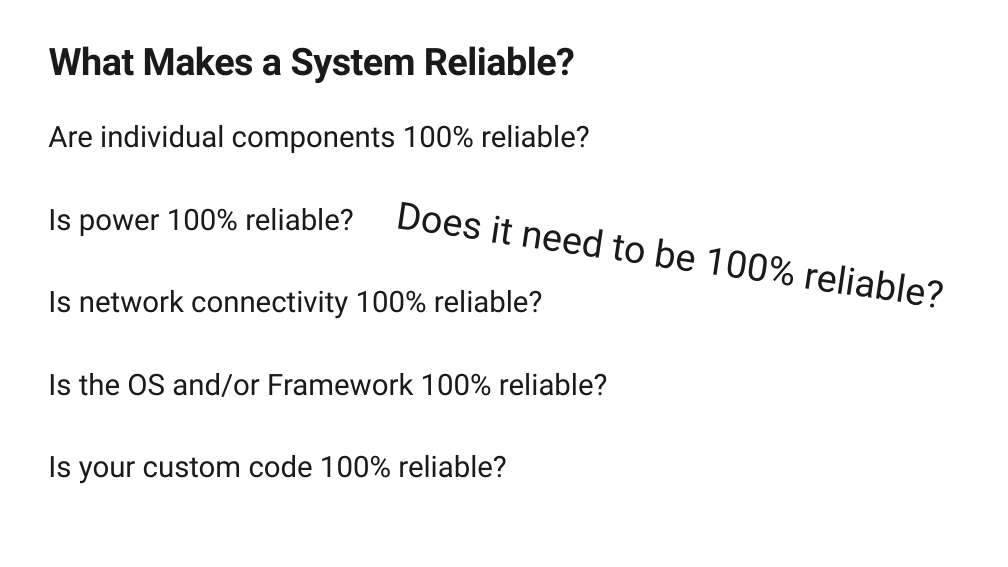
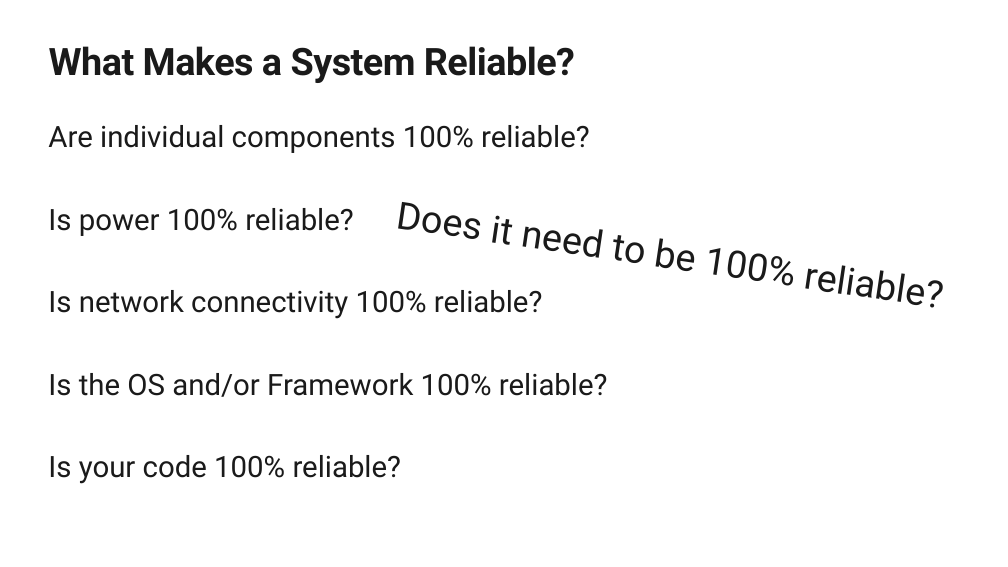
Before and after one commit to SteveLasker/Presentations, a slide deck: slide 5 of ACR/Build2018-ResilientServicesDotnetCoreAKS.pptx. Drawn at 1008x567 pixels with LibreOffice and Linux fonts; fonts in the diff are those of the drawing; background and template pictures are left out. Boxes give left, top, right and bottom in pixels: in the first picture for what was removed or moved away, otherwise in the second. Text is boxed around its words. In the diff, an @@ line names an element or a change of style, - is before the commit and + after.

```diff
--- a/ACR/Build2018-ResilientServicesDotnetCoreAKS.pptx
+++ b/ACR/Build2018-ResilientServicesDotnetCoreAKS.pptx
@@ text at [48, 455, 402, 484]: text changed @@
-Is your custom code 100% reliable?
+Is your code 100% reliable?
```
Also in this commit, not shown: 3 other slides changed, 3 slides added, 4 slides removed.
